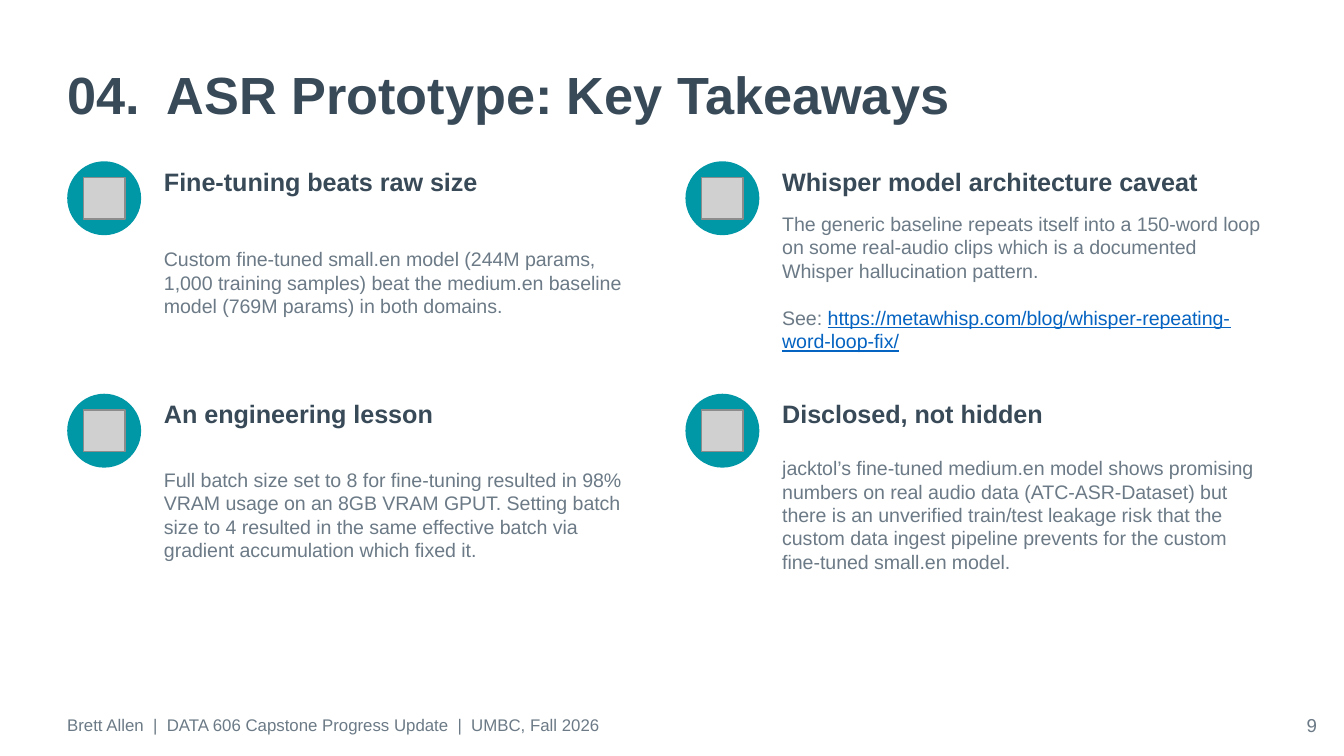
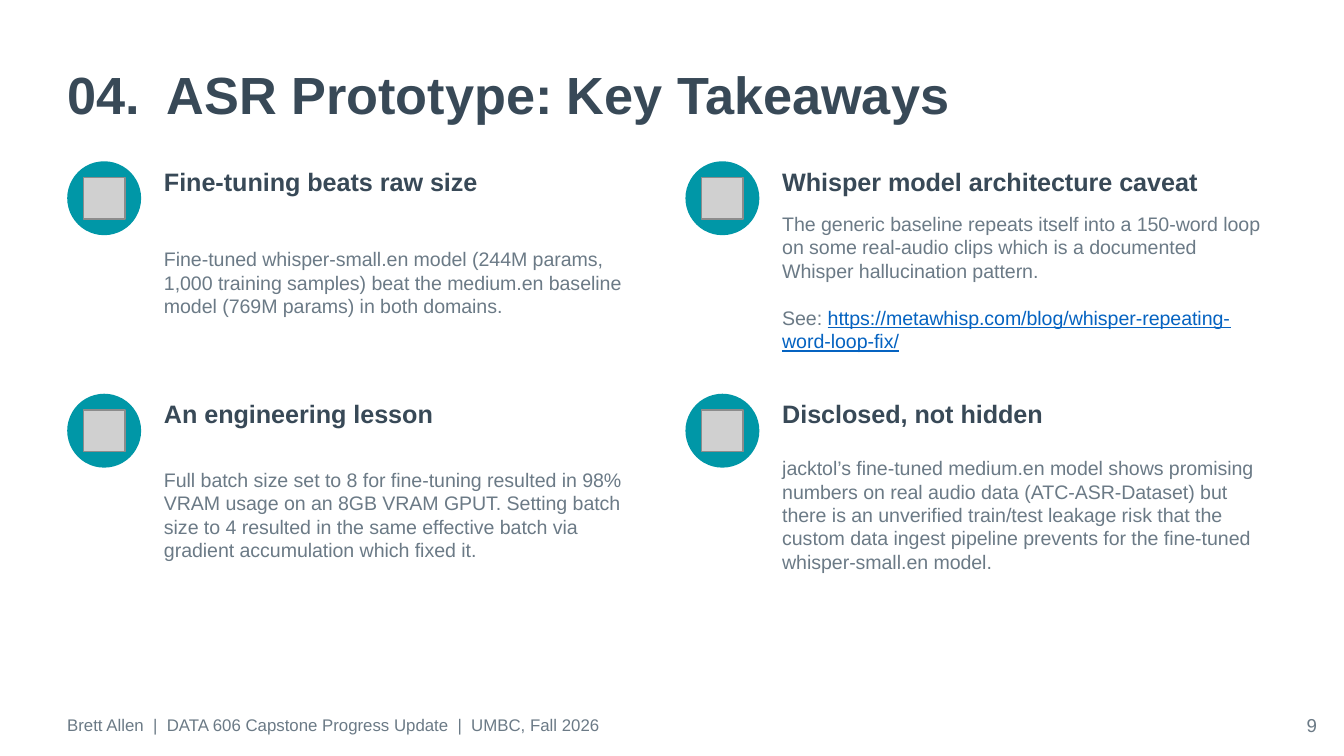
Before and after one commit to BrettFX/UMBC-DATA606-Capstone, a slide deck: slide 9 of docs/Allen_DATA_606_Capstone_Progress_Update.pptx. Drawn at 1344x756 pixels with LibreOffice and Linux fonts; fonts in the diff are those of the drawing; grey boxes stand for pictures. Boxes give left, top, right and bottom in pixels: in the first picture for what was removed or moved away, otherwise in the second. Text is boxed around its words. In the diff, an @@ line names an element or a change of style, - is before the commit and + after.

```diff
--- a/docs/Allen_DATA_606_Capstone_Progress_Update.pptx
+++ b/docs/Allen_DATA_606_Capstone_Progress_Update.pptx
@@ text at [164, 252, 622, 317]: text changed @@
-Custom fine-tuned small.en model (244M params, 1,000 training samples) beat the medium.en baseline model (769M params) in both domains.
+Fine-tuned whisper-small.en model (244M params, 1,000 training samples) beat the medium.en baseline model (769M params) in both domains.
@@ text at [782, 461, 1253, 573]: text changed @@
-jacktol’s fine-tuned medium.en model shows promising numbers on real audio data (ATC-ASR-Dataset) but there is an unverified train/test leakage risk that the custom data ingest pipeline prevents for the custom fine-tuned small.en model.
+jacktol’s fine-tuned medium.en model shows promising numbers on real audio data (ATC-ASR-Dataset) but there is an unverified train/test leakage risk that the custom data ingest pipeline prevents for the fine-tuned whisper-small.en model.
```
Also in this commit, not shown: 1 other slide changed, 17 other files.
